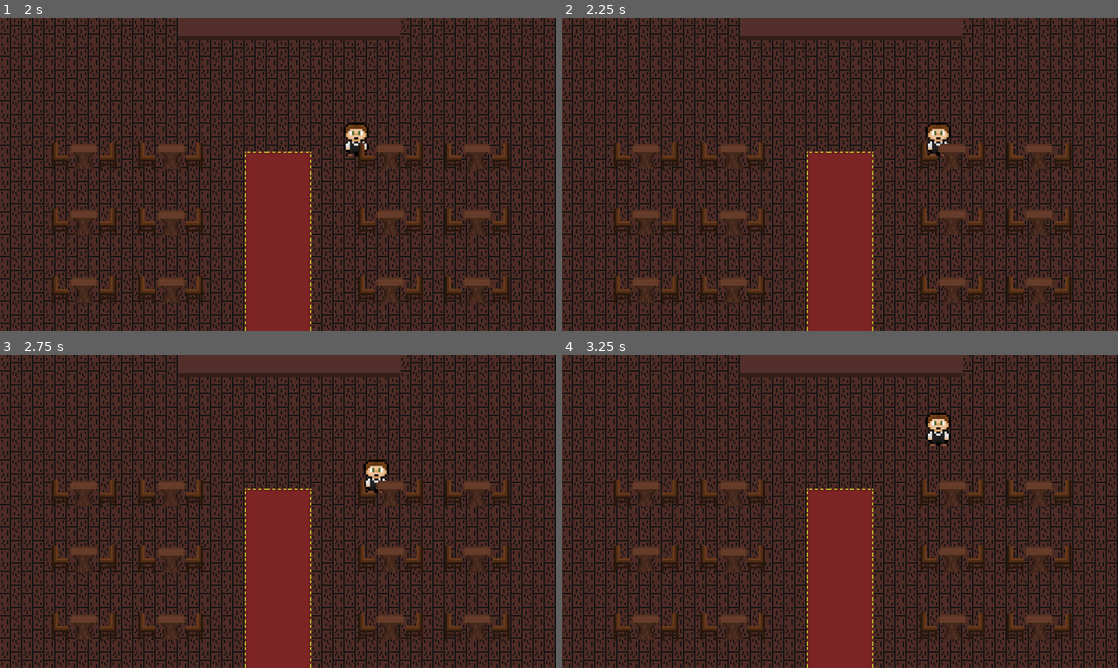
Above: before the commit, frames 1-4 (two rows, left to right).
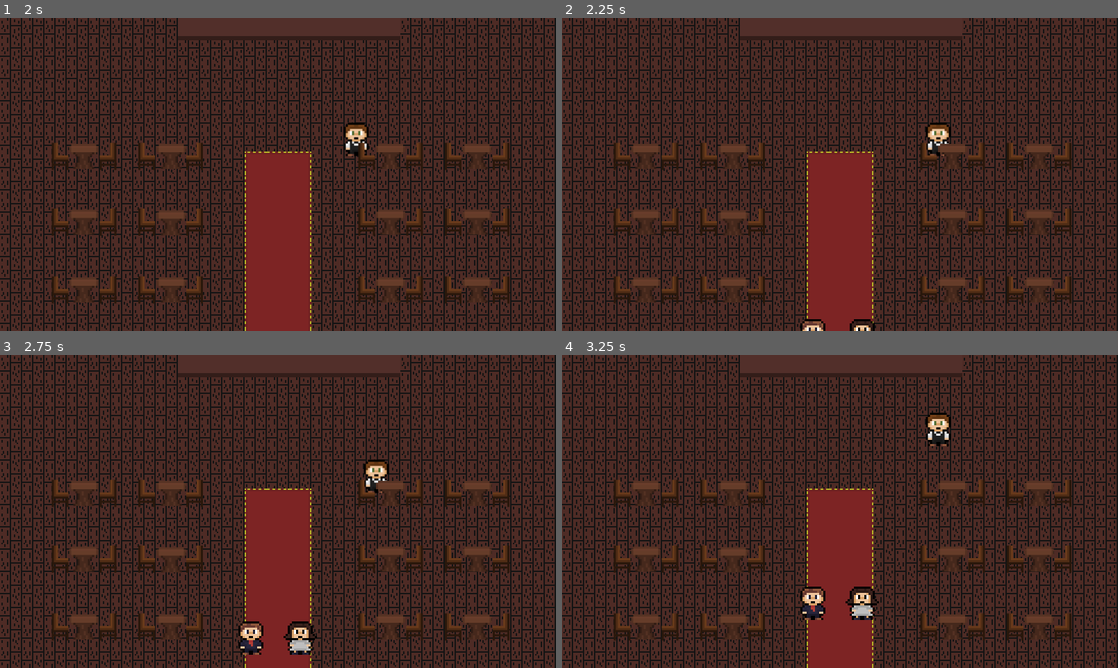
Above: after the commit, the same moments.

Repository: samw-26/Romantic-Evening
Game: Godot game, scene res://Assets/Scenes/restaurant.tscn
Two runs of this game, one before a commit and one after it. Both use one fixed random seed, a clock stepped at 60 frames per second and the inputs below.
Inputs:
- Up to frame 1 (2 s): tap Enter at 0.5 s; hold D (right) 0.53-1.28 s; hold S (down) from 1.28 s (still down)
- Up to frame 2 (2.25 s): release S (down) at 2.03 s; hold D (right) from 2.03 s (still down)
- Up to frame 3 (2.75 s): keep holding D (right)
- Up to frame 4 (3.25 s): release D (right) at 2.78 s; hold W (up) from 2.78 s (still down)

Frame 1 is identical in both runs. In frame 2, 0.3% of the frame differs, in the area x 42-57%, y 96-100%; in frame 3, 0.8%, in the area x 42-57%, y 85-96%; in frame 4, 0.8%.
Error before the commit: Parse Error: Preload file "res://couple.tscn" does not exist. (res://Assets/Scenes/restaurant.gd:11)

Commit message:
Fixed global variables, fixed cooked food plate order
Fixed global variables being confusing in restaurant script. Problem was the script was attached to the scene so there was a global script and a script that was attached to the scene. Solved it by making a new global script to store global variables and methods.

Also reworked the food ready on the bar. Before a plate was chosen before the food was ready, leading to gaps as the food was cooking. Fixed this by having the food cook first(timer), and then choosing an available plate. Can't believe I didn't think of that when I made it.

Diff:
--- a/Assets/Scenes/couple.gd
+++ b/Assets/Scenes/couple.gd
@@ -44,7 +44,7 @@
 	%Eyes.set_modulate(random_eye_color)
 
 	#Get random table
-	table = Restaurant.request_table()
+	table = Global.request_table()
 	table_destination = table.position
 
 	#Choose orders
@@ -93,7 +93,7 @@
 #Exit Restaurant
 func exit_restaurant() -> void:
 	if(!freed_table):
-		Restaurant.available_chairs.append(table)
+		Global.available_chairs.append(table)
 		%ManOrder.hide()
 		%WomanOrder.hide()
 		freed_table = true
@@ -107,7 +107,7 @@
 	elif abs(global_position.y - off_screen) > 5:
 		direction = Vector2.DOWN
 	else:
-		Restaurant.couple_count -= 1
+		Global.couple_count -= 1
 		queue_free()
 #Ordering
 func order() -> void:
@@ -136,7 +136,7 @@
 			%WomanOrder/Question.hide()
 			man_food.show()
 			woman_food.show()
-			Restaurant.take_order(man_order,woman_order)
+			Global.take_order(man_order,woman_order)
 		elif has_ordered:
 			if !order1_received:
 				order1_received = body.serve_food(man_order)
--- /dev/null
+++ b/Assets/Scenes/global.gd
@@ -0,0 +1,51 @@
+extends Node2D
+
+#Seating
+var chairs: Array[Node]
+var available_chairs: Array[Node]
+#Ordering
+var order_queue: Array
+#Cook Time
+var food_dict: Dictionary = {"Steak": 6, "Spaghetti": 4, "Salad": 2}
+var plates: Array[Node]
+#Gameplay
+const max_couples: int = 12
+var couple_count: int = 0
+var game_started: bool = false
+
+#Game loop
+func _process(_delta: float) -> void:
+	#print("order queue: " + str(order_queue.size()))
+	#print("restaurant queue: " + str(Global.order_queue.size()))
+	if game_started:
+		if !order_queue.is_empty():
+			cook(order_queue.pop_front())
+
+#@return random table position Vector2
+func request_table() -> Node:
+	#Get random chair position, pop available chairs
+	var random_chair: int = randi()%available_chairs.size()
+	var chair = available_chairs[random_chair]
+	available_chairs.pop_at(random_chair)
+	return chair
+
+#Add customer orders
+func take_order(order1: String, order2: String):
+	order_queue.append(order1)
+	order_queue.append(order2)
+
+#Cook food and display plates
+func cook(order: String) -> void:
+	#Cook
+	match order:
+			"Steak":
+				await get_tree().create_timer(food_dict[order]).timeout
+			"Spaghetti":
+				await get_tree().create_timer(food_dict[order]).timeout
+			"Salad":
+				await get_tree().create_timer(food_dict[order]).timeout
+	#Display plate
+	for plate in plates:
+		if plate.available:
+			plate.food_ready(order)
+			break
--- a/Assets/Scenes/plate.gd
+++ b/Assets/Scenes/plate.gd
@@ -9,21 +9,11 @@
 func _ready() -> void:
 	hide()
 
-#Cooking Process
-func _process(_delta: float) -> void:
-	if Restaurant.order_queue.size() > 0 and available:
-		available = false
-		order = Restaurant.order_queue.pop_front()
-		#Cook timers
-		match order:
-			"Steak":
-				await get_tree().create_timer(steak_time).timeout
-			"Spaghetti":
-				await get_tree().create_timer(spaghetti_time).timeout
-			"Salad":
-				await get_tree().create_timer(salad_time).timeout
-		get_node("%Food/"+order).show()
-		show()
+func food_ready(food: String) -> void:
+	order = food
+	available = false
+	get_node("%Food/"+order).show()
+	show()
 
 #Pick up plate
 func _on_body_entered(body: Node2D) -> void:
--- a/Assets/Scenes/restaurant.gd
+++ b/Assets/Scenes/restaurant.gd
@@ -1,46 +1,23 @@
 extends Node2D
 
-#Seating
-var chairs: Array[Node]
-var available_chairs: Array[Node]
-#Ordering
-var order_queue: Array
-#Cook Time
-var food_dict: Dictionary = {"Steak": 6, "Spaghetti": 4, "Salad": 2}
-#Gameplay
-var couple_scene: PackedScene = preload("res://couple.tscn")
-const max_couples: int = 12
-var couple_count: int = 0
-var game_started: bool = false
-var spawner_is_stopped: bool = false
+var couple_scene: PackedScene = preload("res://Assets/Scenes/couple.tscn")
 
-#Need signal for when Restaurant is ready since script is autoloaded
-func _on_ready() -> void:
-	Restaurant.chairs = get_tree().get_nodes_in_group("chair")
-	for i in range(0,Restaurant.chairs.size()/2):
-		Restaurant.available_chairs.append(Restaurant.chairs[i*2])
+func _ready() -> void:
+	Global.chairs = get_tree().get_nodes_in_group("chair")
+	Global.plates = get_tree().get_nodes_in_group("plates")
+	for i in range(0,Global.chairs.size()/2):
+		Global.available_chairs.append(Global.chairs[i*2])
 	await get_tree().create_timer(2).timeout #Wait before starting spawning
+	spawn_couple()
 	$SpawnTimer.start()
-	game_started = true
+	Global.game_started = true
 
-#Instantiate couple
+func _on_spawn_timer_timeout() -> void:
+	if Global.couple_count < Global.max_couples:
+		spawn_couple()
+
 func spawn_couple() -> void:
 	var couple = couple_scene.instantiate()
 	couple.global_position = $SpawnPoint.global_position
 	$Couples.add_child(couple)
-	Restaurant.couple_count += 1
-#@return random table position Vector2
-func request_table() -> Node:
-	#Get random chair position, pop available chairs
-	var random_chair: int = randi()%Restaurant.available_chairs.size()
-	var chair = Restaurant.available_chairs[random_chair]
-	Restaurant.available_chairs.pop_at(random_chair)
-	return chair
-#Add customer orders
-func take_order(order1: String, order2: String):
-	order_queue.append(order1)
-	order_queue.append(order2)
-
-func _on_spawn_timer_timeout() -> void:
-	if Restaurant.couple_count < max_couples:
-		spawn_couple()
+	Global.couple_count += 1
--- a/Assets/Scenes/restaurant.tscn
+++ b/Assets/Scenes/restaurant.tscn
@@ -298,5 +298,4 @@
 [node name="SpawnTimer" type="Timer" parent="."]
 wait_time = 5.0
 
-[connection signal="ready" from="." to="." method="_on_ready"]
 [connection signal="timeout" from="SpawnTimer" to="." method="_on_spawn_timer_timeout"]
--- a/project.godot
+++ b/project.godot
@@ -17,7 +17,7 @@
 
 [autoload]
 
-Restaurant="*res://Assets/Scenes/restaurant.gd"
+Global="*res://Assets/Scenes/global.gd"
 
 [debug]
 
